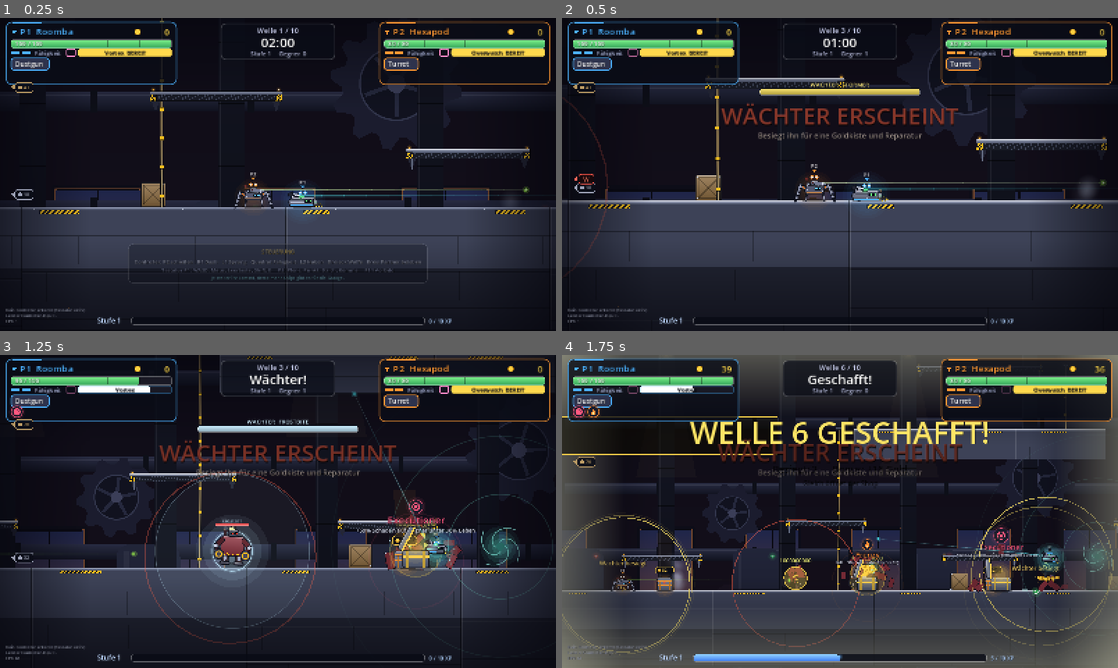
Above: before the commit, frames 1-4 (two rows, left to right).
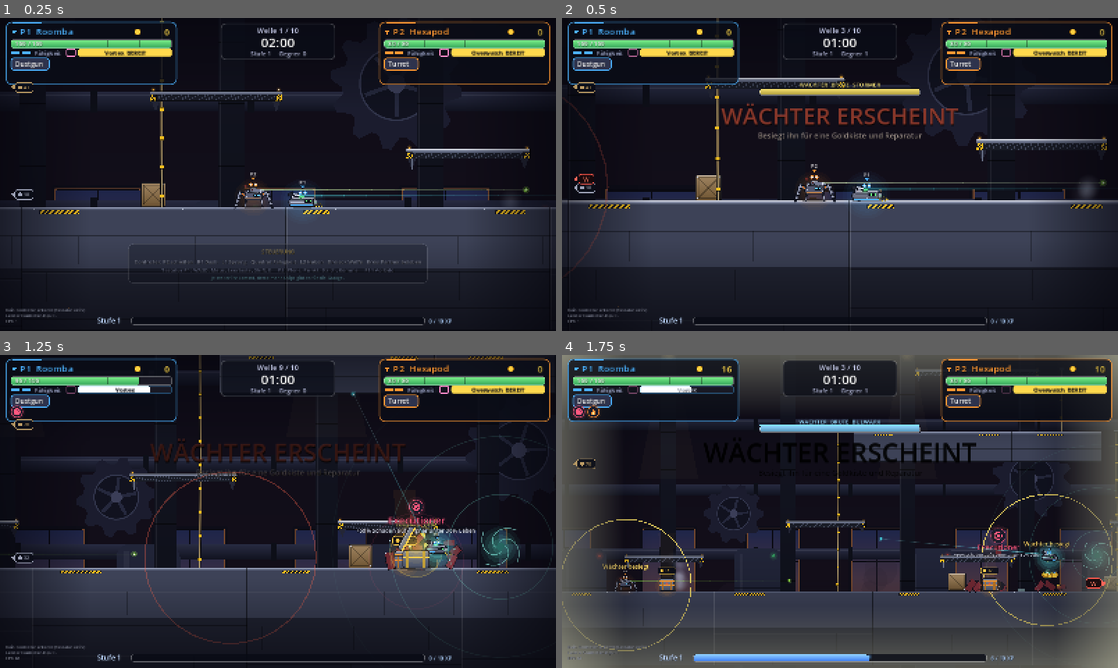
Above: after the commit, the same moments.

Repository: BearsinK/Ares
Game: Godot game, scene res://tests/guardian_test.tscn
Two runs of this game, one before a commit and one after it. Both use one fixed random seed, a clock stepped at 60 frames per second and the inputs below. This scene is started directly instead of the project's main scene.
Inputs (mouse positions are in pixels of both pictures, inside the frame that each line leads up to):
- Up to frame 1 (0.25 s): no input
- Up to frame 2 (0.5 s): no input
- Up to frame 3 (1.25 s): tap Enter (p1_confirm) at 0.5 s; move the mouse to (400, 495) at 0.52 s; hold D (p1_right) from 0.53 s (still down); tap E (p1_ability) at 0.6 s; click (400, 495) at 0.67 s; tap Space (p1_jump) at 0.77, 1.07 s
- Up to frame 4 (1.75 s): keep holding D (p1_right); move the mouse to (728, 527) at 1.27 s; tap Enter (p1_confirm) at 1.35 s; tap Space (p1_jump) at 1.52 s

Frame 1 is identical in both runs. In frame 2, 0.1% of the frame differs, in the area x 42-58%, y 20-23%; in frame 3, 6.0%; in frame 4, 14%, in the area x 0-100%, y 3-98%.

Commit message:
Waechter je Karte mit eigenem Typ: Brute, Rammtank, Moerser
- EnemyTypes.GUARDIANS und champion_hp je Typ, Name des Typs im HUD
- Test fuer die drei Waechtertypen, README und Design-Doku

Co-Authored-By: Claude Sonnet 5.5 <noreply@anthropic.com>
Claude-Session: https://claude.ai/code/session_01LWfhWxkDekTWkUA5NKCt1X

Diff:
--- a/scripts/data/enemy_types.gd
+++ b/scripts/data/enemy_types.gd
@@ -32,7 +32,7 @@
 		"hp": 70.0, "speed": 110.0, "movement": "ground", "jump": 520.0,
 		"attack": "charge", "keep_distance": 280.0, "range": 480.0,
 		"windup": 0.8, "lock_time": 0.2, "cooldown": 2.6, "damage": 18.0,
-		"charge_speed": 820.0, "charge_time": 0.5, "knockback": 0.5,
+		"charge_speed": 820.0, "charge_time": 0.5, "knockback": 0.5, "champion_hp": 1000.0,
 		"xp": 3, "gold_chance": 0.7, "cost": 3.0, "from_time": 110.0,
 	},
 	"mortar": {
@@ -40,14 +40,14 @@
 		"hp": 45.0, "speed": 60.0, "movement": "ground", "jump": 450.0,
 		"attack": "strike", "keep_distance": 650.0, "range": 1000.0,
 		"windup": 0.6, "lock_time": 0.0, "cooldown": 3.8, "damage": 20.0,
-		"strike_radius": 95.0, "strike_delay": 1.2, "knockback": 0.8,
+		"strike_radius": 95.0, "strike_delay": 1.2, "knockback": 0.8, "champion_hp": 800.0,
 		"xp": 3, "gold_chance": 0.7, "cost": 4.0, "from_time": 190.0,
 	},
 	"brute": {
 		"name": "Brute", "color": Color(0.55, 0.2, 0.25), "radius": 26.0,
 		"hp": 240.0, "speed": 65.0, "movement": "ground", "jump": 540.0,
 		"attack": "melee", "melee_shape": "circle", "reach": 105.0,
-		"windup": 0.9, "cooldown": 2.6, "damage": 25.0, "knockback": 0.2,
+		"windup": 0.9, "cooldown": 2.6, "damage": 25.0, "knockback": 0.2, "champion_hp": 1200.0,
 		"xp": 6, "gold_chance": 1.0, "cost": 6.0, "from_time": 150.0,
 	},
 	# Sprengi: rennt los und sprengt sich nach kurzer Warnung selbst. Ohne Beute, wenn er sich sprengt: abschiessen, bevor er da ist.
@@ -69,6 +69,10 @@
 }
 
 
+## Wächter pro Karte (Welle 3, 6, 9): jeder Typ spielt sich anders.
+const GUARDIANS := {3: "brute", 6: "charger", 9: "mortar"}
+
+
 ## Elite-Arten: jede hat eine eigene Farbe, einen Namen und eine Mechanik (siehe Enemy._update_elite).
 const ELITE_KINDS := {
 	"fire": {"name": "INFERNO", "color": Color(1.0, 0.5, 0.15), "text": "legt Feuerherde"},
--- a/scripts/game/enemy.gd
+++ b/scripts/game/enemy.gd
@@ -82,7 +82,11 @@
 	elite = new_elite or champion
 	elite_kind = (new_elite_kind if new_elite_kind != "" else EnemyTypes.random_elite_kind()) if elite else ""
 	body_scale = CHAMPION_SCALE if champion else (ELITE_SCALE if elite else 1.0)
-	max_hp = float(data.hp) * hp_scale * (CHAMPION_HP_MULT if champion else (ELITE_HP_MULT if elite else 1.0))
+	if champion:
+		# Waechter haben einen festen Lebenswert je Typ (Rammtank und Moerser sind von Haus aus zerbrechlicher als der Brute).
+		max_hp = float(data.get("champion_hp", float(data.hp) * CHAMPION_HP_MULT)) * hp_scale
+	else:
+		max_hp = float(data.hp) * hp_scale * (ELITE_HP_MULT if elite else 1.0)
 	hp = max_hp
 	if elite_kind == "shield":
 		max_shield = max_hp * 0.6
--- a/scripts/game/hud.gd
+++ b/scripts/game/hud.gd
@@ -456,7 +456,7 @@
 	if guardian.shield > 0.0:
 		_canvas.draw_rect(Rect2(bar.position + Vector2(0, -3), Vector2(bar.size.x * clampf(guardian.shield / guardian.max_shield, 0.0, 1.0), 4.0)), Color(0.5, 0.88, 1.0))
 	Art.rrect_line(_canvas, bar, Color(1, 1, 1, 0.4), 6.0, 1.5)
-	_text(Vector2(0, bar.position.y - 6.0), "WÄCHTER  %s" % String(kind_info.name), 17, accent.lightened(0.25), HORIZONTAL_ALIGNMENT_CENTER, view.x)
+	_text(Vector2(0, bar.position.y - 6.0), "WÄCHTER  %s  %s" % [String(guardian.data.name).to_upper(), String(kind_info.name)], 17, accent.lightened(0.25), HORIZONTAL_ALIGNMENT_CENTER, view.x)
 	# Pfeil am Bildrand, solange er nicht zu sehen ist.
 	var xf: Transform2D = main.get_viewport().get_canvas_transform()
 	var inner := Rect2(Vector2(70.0, 240.0), view - Vector2(140.0, 370.0))
--- a/scripts/game/main.gd
+++ b/scripts/game/main.gd
@@ -322,7 +322,7 @@
 	if _guardian_spawned or not is_guardian_wave() or director.wave_progress < 0.35:
 		return
 	_guardian_spawned = true
-	guardian = director.spawn("brute", null, true, "", true)
+	guardian = director.spawn(String(EnemyTypes.GUARDIANS.get(wave, "brute")), null, true, "", true)
 	guardian_banner_time = 3.4
 	camera.add_shake(9.0)
 	Sfx.play("levelup")
--- a/tests/guardian_test.gd
+++ b/tests/guardian_test.gd
@@ -121,6 +121,20 @@
 		rare = rare or Perks.RARE_IDS.has(id)
 	_check(chest.is_open and p1.gold == 0 and rare, "Die Kiste ist gratis und enthaelt ein Verhaltens-Item (%s)" % str(p1.items))
 
+	# Jede Karte hat ihren eigenen Waechter-Typ.
+	var kinds := {}
+	for number in [3, 6, 9]:
+		await _start_guardian_wave(number)
+		kinds[number] = main.guardian.kind if main.guardian != null else "-"
+		if main.guardian != null:
+			_check(main.guardian.max_hp > 400.0, "Waechter in Welle %d (%s) hat genug Leben (%d)" % [number, kinds[number], main.guardian.max_hp])
+			main.guardian.queue_free()
+		main.guardian = null
+	_check(kinds[3] == "brute" and kinds[6] == "charger" and kinds[9] == "mortar", "Waechter: Brute, Rammtank, Moerser (%s)" % str(kinds))
+	for leftover in main.chests.get_children():
+		if leftover is Chest and leftover.bounty:
+			leftover.queue_free()
+
 	# Verlaengerung: Ist die Zeit um und der Waechter lebt, geht der Kampf weiter, ohne neue Gegner.
 	await _start_guardian_wave(3)
 	main.director.enabled = true
Not shown, changed: README.md
Not shown, changed: docs/DESIGN.md
